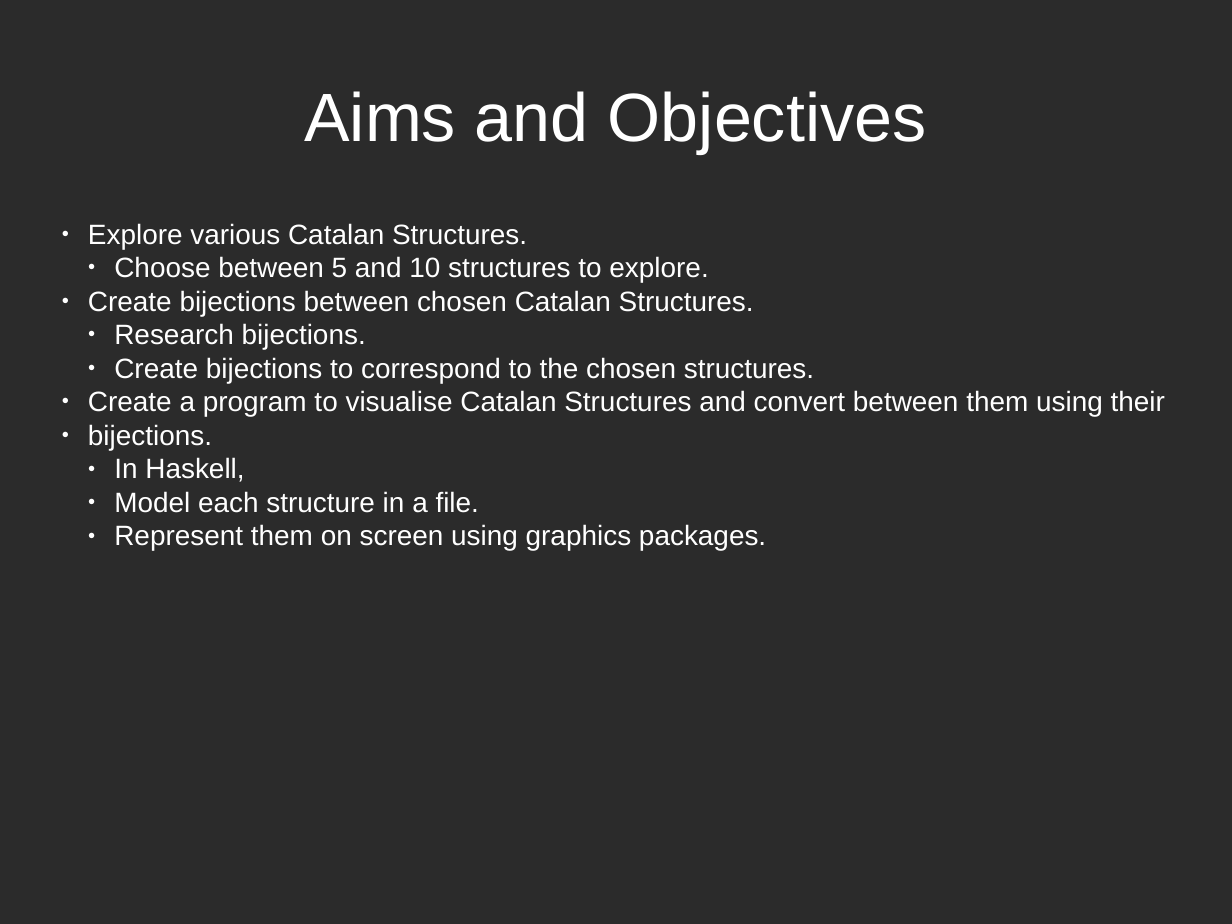
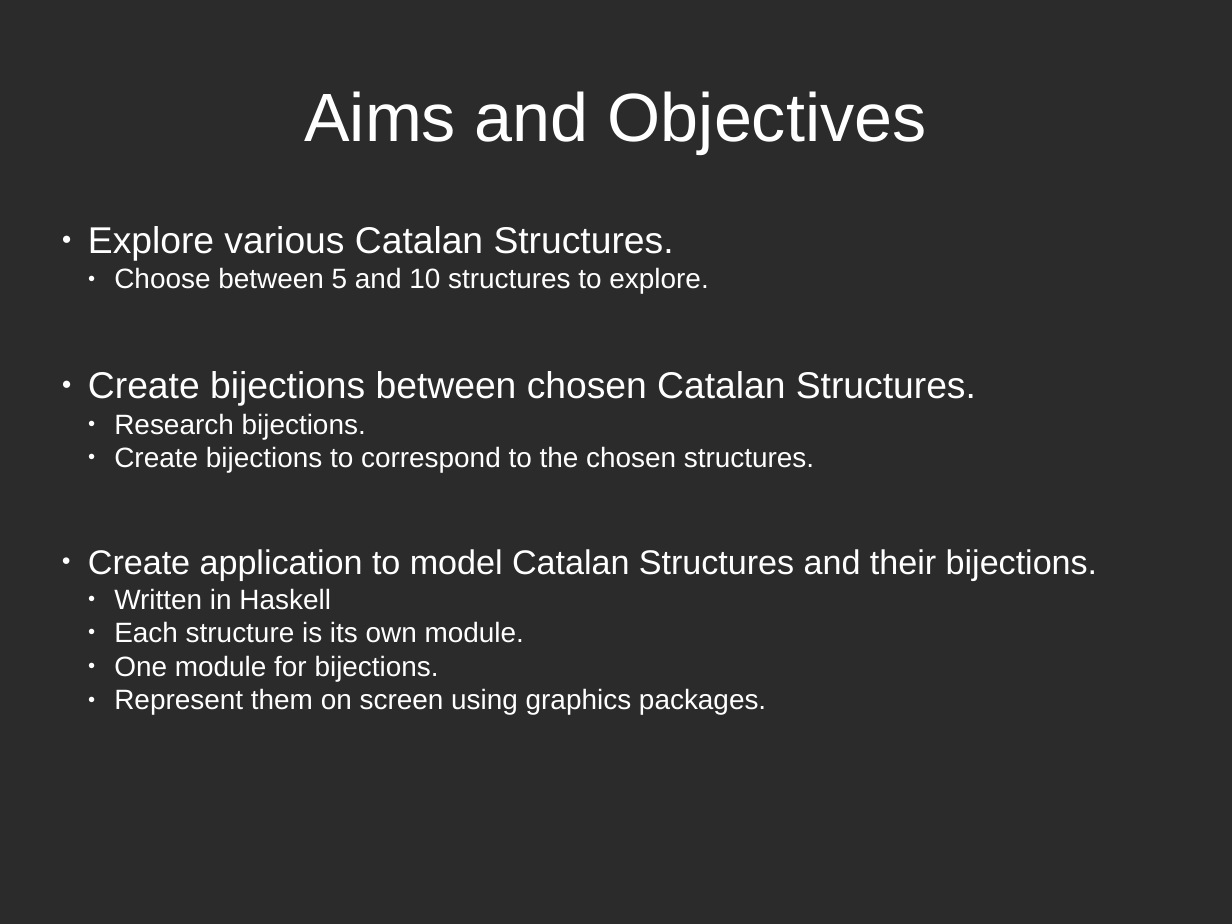
Before and after one commit to patons02/catalan-structures, a slide deck: slide 2 of posterPresentation/posterPresentation.odp. Drawn at 1232x924 pixels with LibreOffice and Linux fonts; fonts in the diff are those of the drawing; background and template pictures are left out; a plain dark background stands for a picture behind light text. Boxes give left, top, right and bottom in pixels: in the first picture for what was removed or moved away, otherwise in the second. Text is boxed around its words. In the diff, an @@ line names an element or a change of style, - is before the commit and + after.

```diff
--- a/posterPresentation/posterPresentation.odp
+++ b/posterPresentation/posterPresentation.odp
@@ text at [88,226,976,406]: size 18 to 24 pt in "Explore various Catalan Structures.", "Create bijections between chosen Catalan Structures." @@
@@ text at [88,549,1098,681]: text changed @@
-● Create a program to visualise Catalan Structures and convert between them using their
-● bijections.
-  ● In Haskell,
-  ● Model each structure in a file.
+● Create application to model Catalan Structures and their bijections.
+  ● Written in Haskell
+  ● Each structure is its own module.
+  ● One module for bijections.
```
Also in this commit, not shown: 9 other slides changed, 1 slide added, 1 other file.
